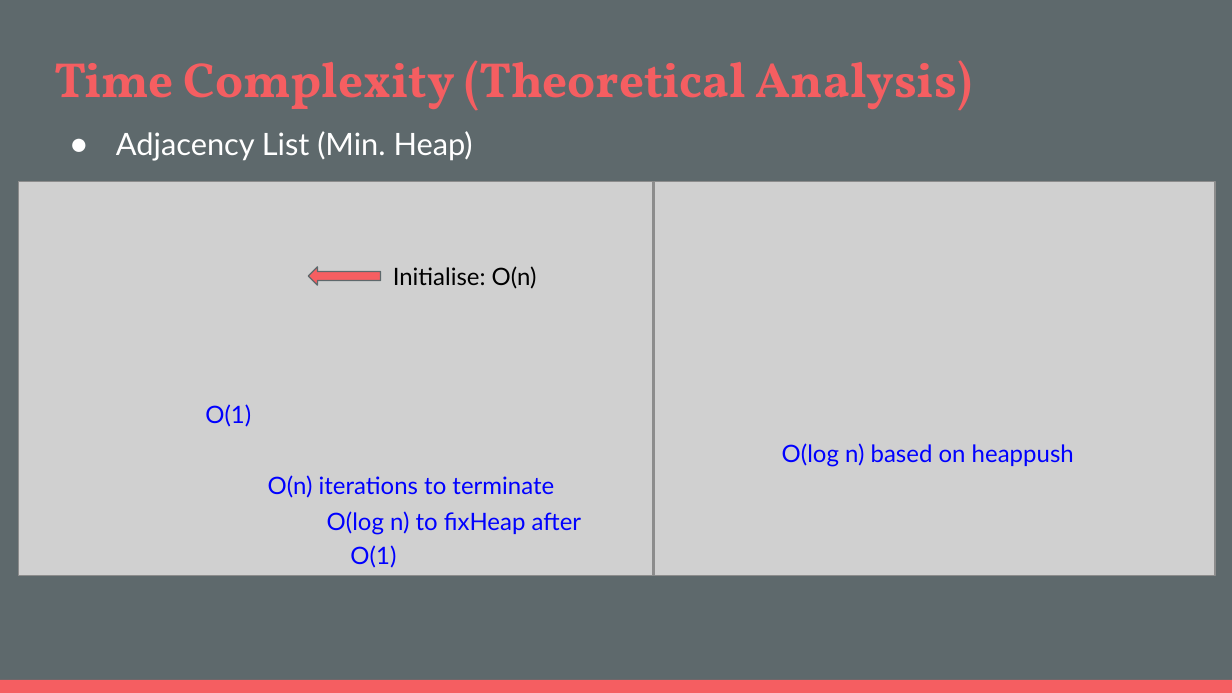
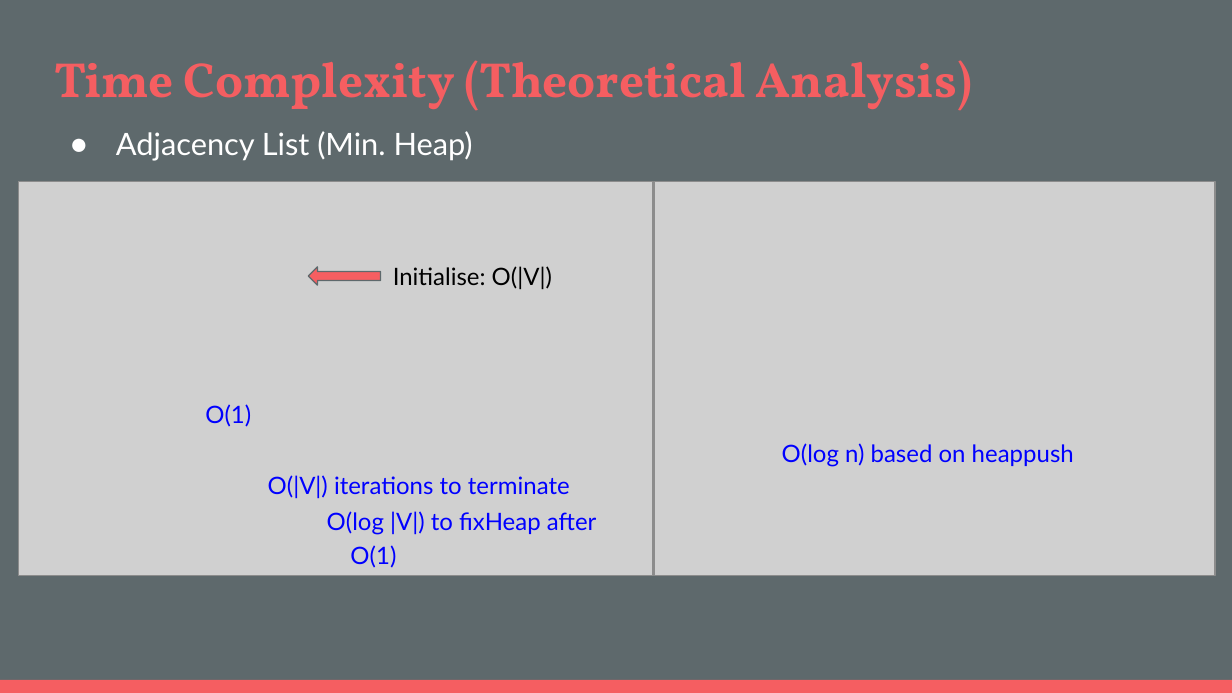
Before and after one commit to marcushooi/SC2001-Algorithm-Design-And-Analysis, a slide deck: slide 8 of Project 2/References/Slides/Project 2- another group.pptx. Drawn at 1232x693 pixels with LibreOffice and Linux fonts; fonts in the diff are those of the drawing; grey boxes stand for pictures. Boxes give left, top, right and bottom in pixels: in the first picture for what was removed or moved away, otherwise in the second. Text is boxed around its words. In the diff, an @@ line names an element or a change of style, - is before the commit and + after.

```diff
--- a/Project 2/References/Slides/Project 2- another group.pptx
+++ b/Project 2/References/Slides/Project 2- another group.pptx
@@ text at <box>393,266,552,289</box>: text changed @@
-Initialise: O(n)
+Initialise: O(|V|)
@@ text at <box>268,475,570,498</box>: text changed @@
-O(n) iterations to terminate
+O(|V|) iterations to terminate
@@ text at <box>327,511,597,535</box>: text changed @@
-O(log n) to fixHeap after
+O(log |V|) to fixHeap after
```
Also in this commit, not shown: 4 other slides changed, 1 other file.
